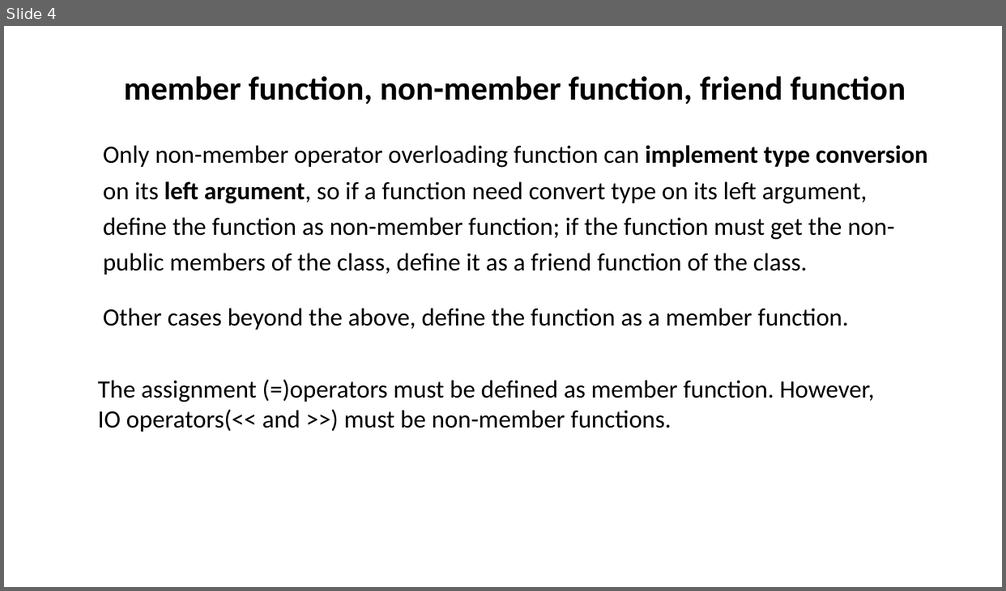
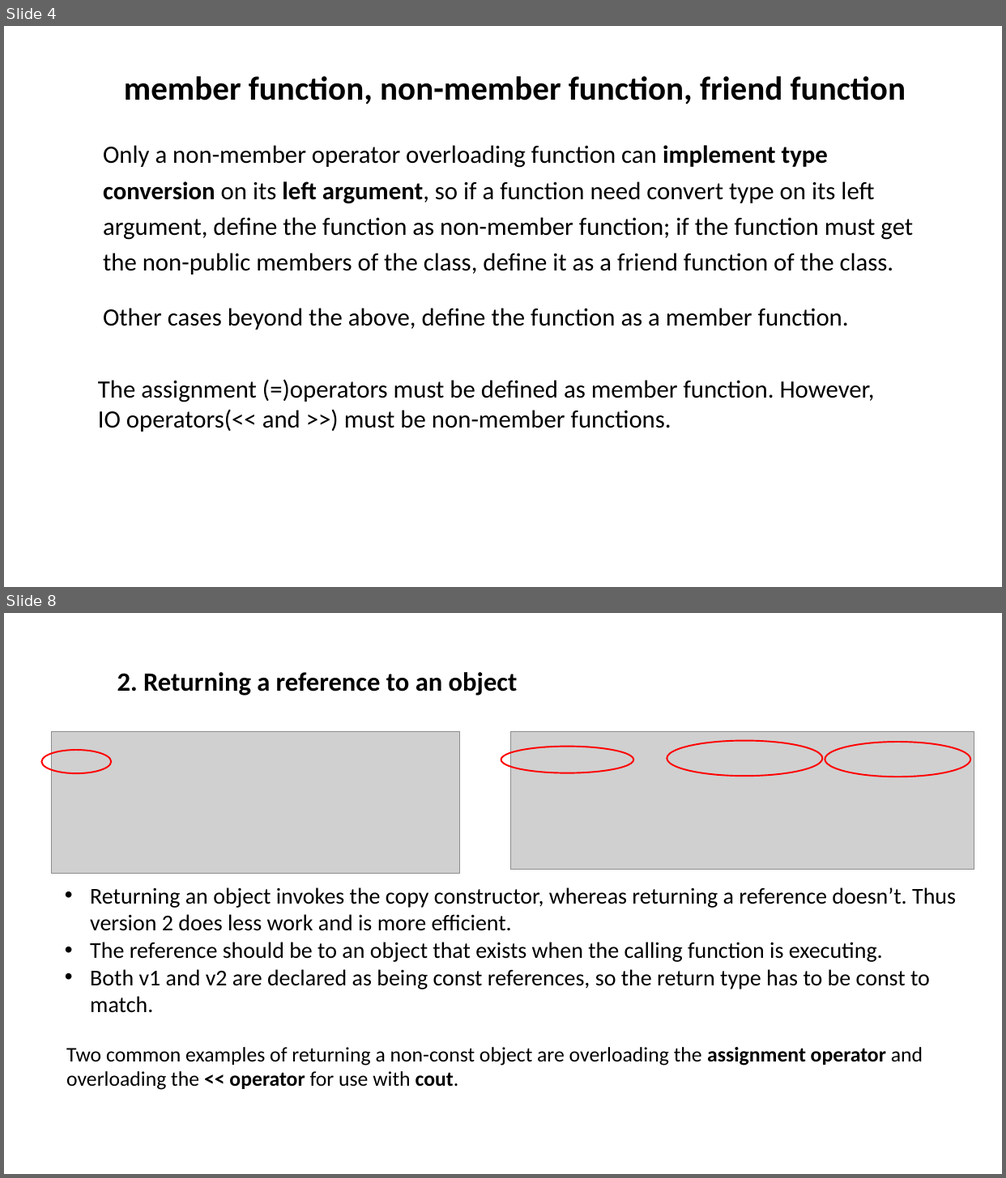
Before and after one commit to ShiqiYu/CPP, a slide deck: week10/Lab10.pptx. Shown one above the other, each under a label of ours: slide 4 before the commit, slides 4 and 8 after it; the slides between them are not shown. The pictures are 1006x591 and 1006x1178 pixels, drawn with LibreOffice and Linux fonts; fonts in the diff are those of the drawing; grey boxes stand for pictures; background and template pictures are left out. Boxes give left, top, right and bottom in pixels: in the first picture for what was removed or moved away, otherwise in the second. Text is boxed around its words. In the diff, an @@ line names an element or a change of style, - is before the commit and + after.

```diff
--- a/week10/Lab10.pptx
+++ b/week10/Lab10.pptx
@@ slide 8 added at (4,613,1002,1174), background #FFFFFF @@
@@ text added at (117,672,518,696), 25.4 pt, text #000000, bold @@
+  2. Returning a reference to an object
@@ picture added at (51,731,459,873) @@
@@ picture added at (511,731,974,869) @@
@@ ellipse added at (41,750,111,774), outline #FF0000 1.5 pt @@
@@ ellipse added at (501,747,633,773), outline #FF0000 1.5 pt @@
@@ ellipse added at (667,741,823,776), outline #FF0000 1.5 pt @@
@@ ellipse added at (825,742,971,777), outline #FF0000 1.5 pt @@
@@ text added at (90,888,956,1013), 21.8 pt, text #000000 @@
+  • Returning an object invokes the copy constructor, whereas returning a reference doesn’t. Thus version 2 does less work and is more efficient.
+  • The reference should be to an object that exists when the calling function is executing.
+  • Both v1 and v2 are declared as being const references, so the return type has to be const to match.
@@ text added at (66,1047,923,1090), 20 pt, text #000000 @@
+  Two common examples of returning a non-const object are overloading the assignment operator and overloading the << operator for use with cout.
@@ slide 4 changed as well @@
@@ text at (103,145,913,275): text changed @@
-  Only non-member operator overloading function can implement type conversion on its left argument, so if a function need convert type on its left argument, define the function as non-member function; if the function must get the non-public members of the class, define it as a friend function of the class.
+  Only a non-member operator overloading function can implement type conversion on its left argument, so if a function need convert type on its left argument, define the function as non-member function; if the function must get the non-public members of the class, define it as a friend function of the class.
```
Also in this commit, not shown: 3 other slides changed, 8 other slides added, 7 slides removed, 1 other file.
